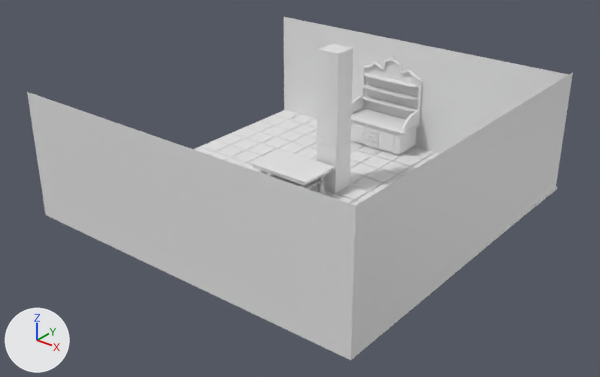
One commit to the FBX model Assets/Art/3DModels/Kitchen/FU_Object_TableCentrale.fbx: the scene before it, then after it.
The view is the same before and after, from a 50 mm camera at (19.0, -24.2, 15.5) aimed at (0.3, -1.0, 1.0). Lighting does not change. The marker at lower left points along +X, +Y and +Z. Where no turn or scale is listed for an object, it has been applied to the vertices. Vertices at the same position are counted once.

In view in the first picture: 'Bas', 'BezierCurve.002', 'BezierCurve.003', 'Cube', 'Cube.001', 'Haut', 'Pieds', 'Pieds.001', 'Scale', 'Table', 'Tiroirs'.
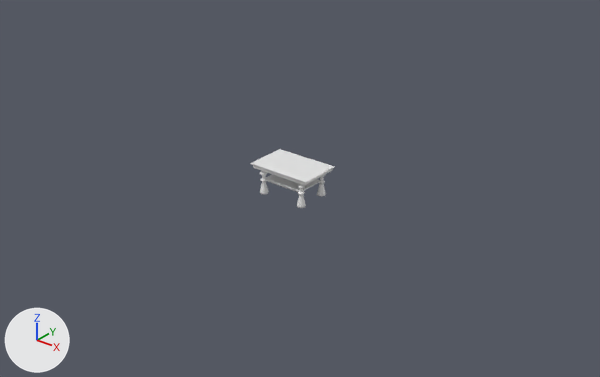
The newer file is also turned or shifted as a whole; pictures and numbers use the older file's frame.

Edits to the bpy script that builds the scene:
```text
Change me_cube_006:
    where me_cube_006.from_pydata(...)  # 362 vertices, 360 faces; spans x -1.48..1.48, y -0.96..0.96, z -1.74..-1.53
    used by ob_table; location = (-0.88, 0.05, 2.89)
    me_cube_006 part 1: edges marked sharp go from 112 to 109
Add me_mesh_002:
    me_mesh_002.from_pydata(...)  # 532 vertices, 528 faces; spans x -1.25..-0.86, y -1.0..1.04, z 0.01..1.73
Remove ob_bas:
    ob_bas = bpy.data.objects.new('Bas', me_cube_010)
    ob_bas.location = (-0.91, 6.77, 0.68)
Remove ob_tiroirs:
    ob_tiroirs = bpy.data.objects.new('Tiroirs', me_plane)
    ob_tiroirs.location = (-1.7, 6.05, 0.65)
Remove ob_beziercurve_002:
    ob_beziercurve_002 = bpy.data.objects.new('BezierCurve.002', me_beziercurve_004)
    ob_beziercurve_002.location = (-0.49, 6.28, 2.17)
Remove ob_cube_001:
    ob_cube_001 = bpy.data.objects.new('Cube.001', me_cube_005)
    ob_cube_001.location = (-6.99, -6.98, 0.04)
Change ob_pieds:
    ob_pieds: bpy.data.objects.new('Pieds', me_mesh) -> bpy.data.objects.new('Pieds', me_mesh_001)
Change ob_pieds_001:
    ob_pieds_001: bpy.data.objects.new('Pieds.001', me_mesh_001) -> bpy.data.objects.new('Pieds.001', me_mesh_002)
Remove ob_beziercurve_003:
    ob_beziercurve_003 = bpy.data.objects.new('BezierCurve.003', me_beziercurve_005)
    ob_beziercurve_003.location = (-0.49, 6.28, 4.16)
Remove ob_poignées:
    ob_poignées = bpy.data.objects.new('Poignées', me_sphere)
    ob_poignées.location = (-1.7, 6.05, 0.65)
Remove ob_haut:
    ob_haut = bpy.data.objects.new('Haut', me_beziercurve)
    ob_haut.location = (-0.93, 7.62, -0.11)
Remove ob_scale:
    ob_scale = bpy.data.objects.new('Scale', me_beziercurve_001)
    ob_scale.location = (-0.49, 6.28, 0.17)
Remove ob_cube:
    ob_cube = bpy.data.objects.new('Cube', me_cube)
    ob_cube.location = (0.0, 0.0, 0.0)
```

Location of each change, (x1, y1, x2, y2) in pixels of the pictures (600 x 377 px):
'Cube', deleted
    before: (27, 17, 573, 360)
'Cube.001', deleted
    before: (194, 110, 557, 271)
'Haut', deleted
    before: (351, 56, 423, 132)
'BezierCurve.003', deleted
    before: (317, 44, 353, 103)
'Bas', deleted
    before: (351, 108, 422, 155)
'BezierCurve.002', deleted
    before: (317, 96, 352, 149)
'Scale', deleted
    before: (317, 142, 351, 193)
'Tiroirs', deleted
    before: (353, 124, 395, 152)
'Poignées', deleted
    before: (361, 131, 385, 145)
part 1 of me_cube_006, shading changed
    both: (250, 149, 334, 185)
